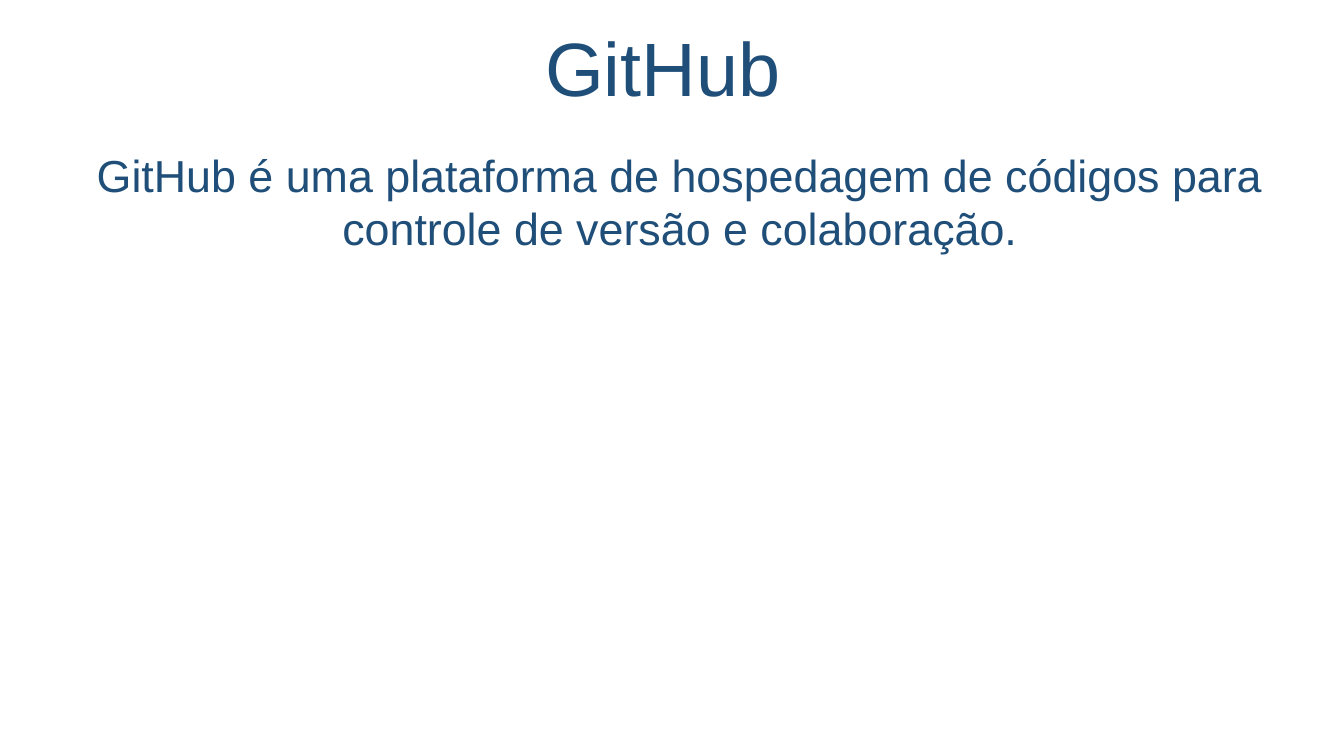
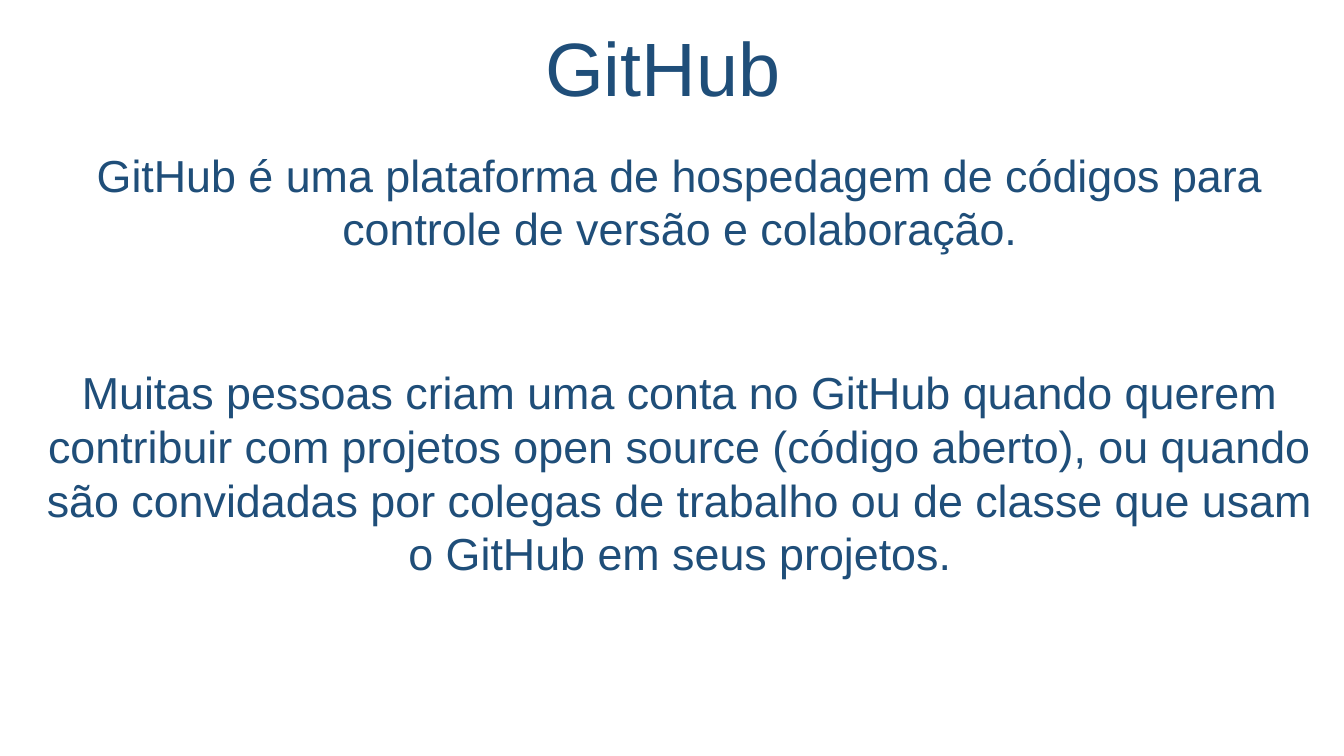
Before and after one commit to salmo-jr/public-slides, a slide deck: slide 11 of versionamento-de-arquivos.pptx. Drawn at 1344x756 pixels with LibreOffice and Linux fonts; fonts in the diff are those of the drawing; background and template pictures are left out. Boxes give left, top, right and bottom in pixels: in the first picture for what was removed or moved away, otherwise in the second. Text is boxed around its words. In the diff, an @@ line names an element or a change of style, - is before the commit and + after.

```diff
--- a/versionamento-de-arquivos.pptx
+++ b/versionamento-de-arquivos.pptx
@@ text at (x1=47, y1=376, x2=1312, y2=579): paragraph added @@
+Muitas pessoas criam uma conta no GitHub quando querem contribuir com projetos open source (código aberto), ou quando são convidadas por colegas de trabalho ou de classe que usam o GitHub em seus projetos.
```
Also in this commit, not shown: 1 other slide changed.
